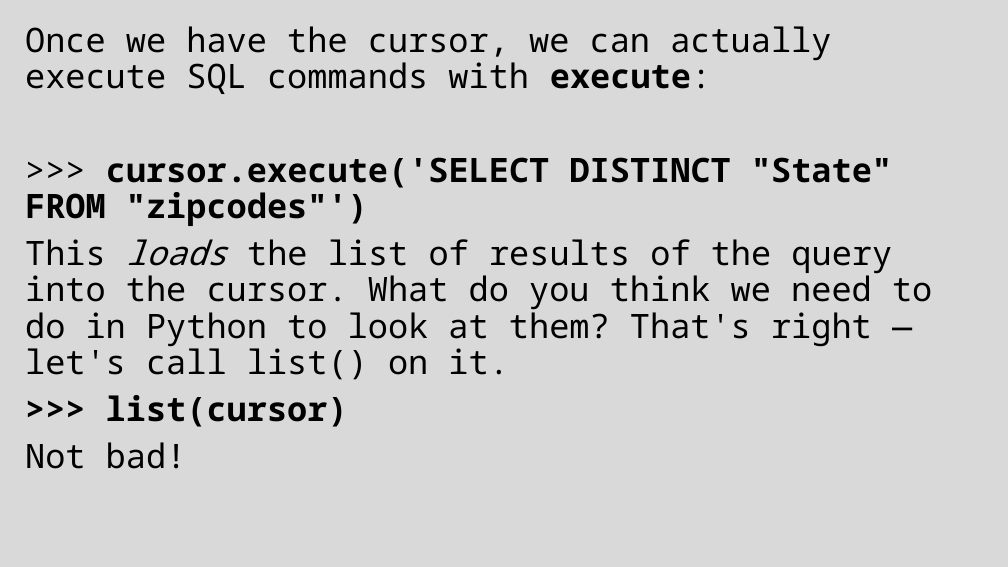
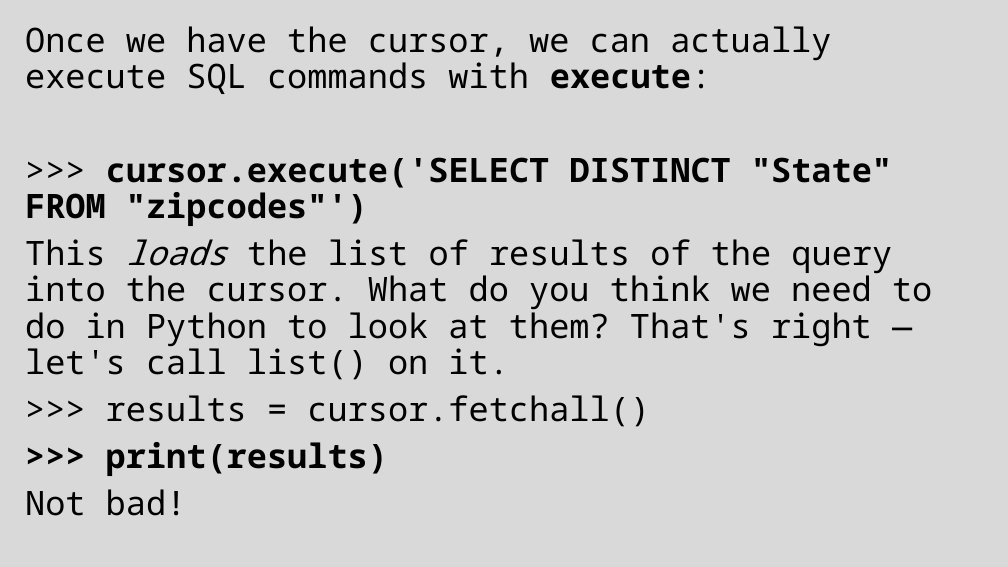
Before and after one commit to grimmelm/ctech404, a slide deck: slide 40 of ctech403/module_6/CTECH403 Module 6 - SQL.pptx (slide 28 before the commit). Drawn at 1008x567 pixels with LibreOffice and Linux fonts; fonts in the diff are those of the drawing. Boxes give left, top, right and bottom in pixels: in the first picture for what was removed or moved away, otherwise in the second. Text is boxed around its words. In the diff, an @@ line names an element or a change of style, - is before the commit and + after.

```diff
--- a/ctech403/module_6/CTECH403 Module 6 - SQL.pptx
+++ b/ctech403/module_6/CTECH403 Module 6 - SQL.pptx
@@ text at [106,395,650,476]: text changed; bold off @@
->>> list(cursor)
+>>> results = cursor.fetchall()
+>>> print(results)
```
Also in this commit, not shown: 9 other slides changed, 31 slides added, 2 slides removed, 7 other files.
